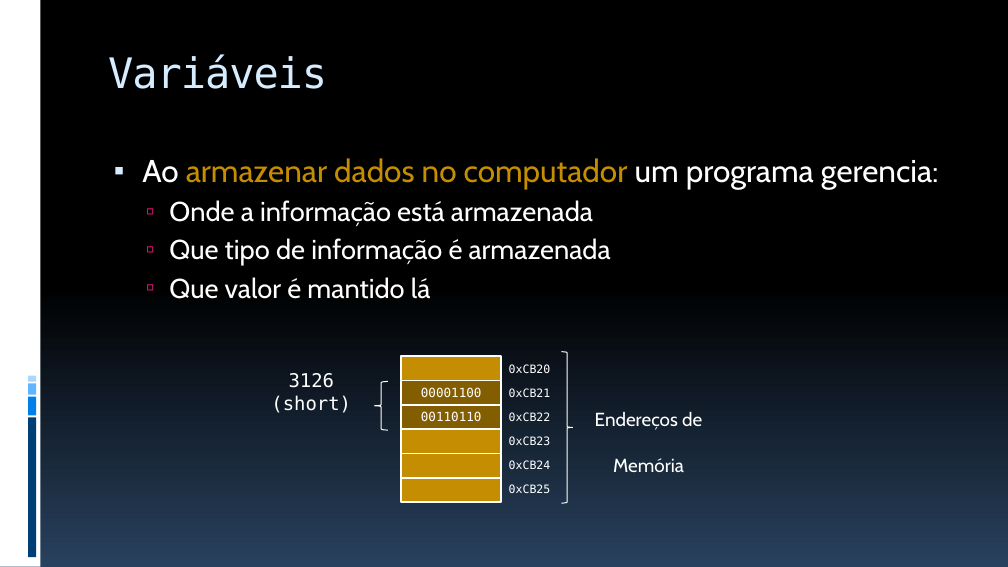
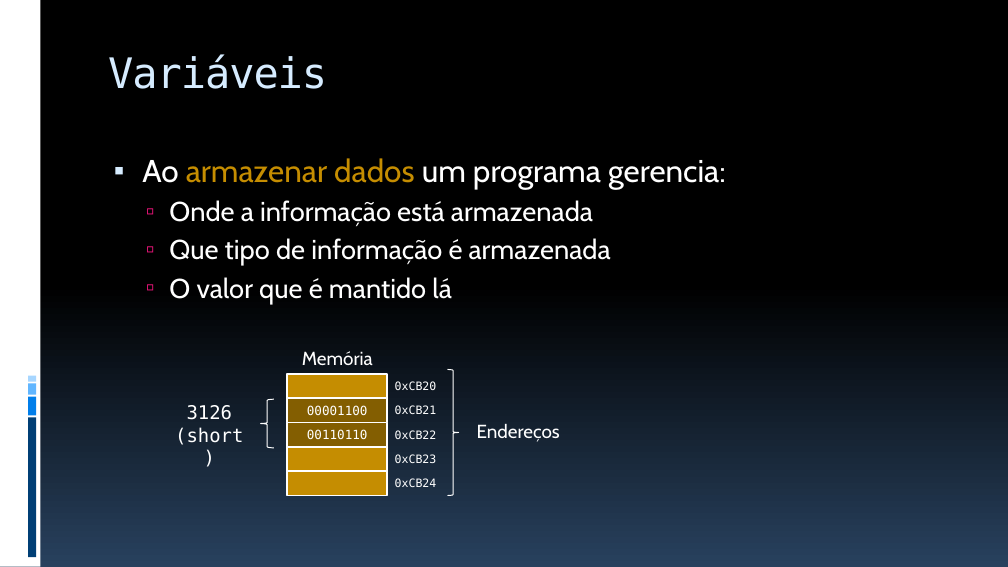
Before and after one commit to JudsonSS/ProgComp, a slide deck: slide 13 of Slides/14. Ponteiros.pptx. Drawn at 1008x567 pixels with LibreOffice and Linux fonts; fonts in the diff are those of the drawing. Boxes give left, top, right and bottom in pixels: in the first picture for what was removed or moved away, otherwise in the second. Text is boxed around its words. In the diff, an @@ line names an element or a change of style, - is before the commit and + after.

```diff
--- a/Slides/14. Ponteiros.pptx
+++ b/Slides/14. Ponteiros.pptx
@@ text at box(142, 158, 726, 189): text changed; text colour #C58D01 to #FFFFFF @@
-▪ Ao armazenar dados no computador um programa gerencia:
+▪ Ao armazenar dados um programa gerencia:
@@ text at box(169, 277, 452, 304): text changed @@
-  ▫ Que valor é mantido lá
+  ▫ O valor que é mantido lá
@@ text added at box(302, 351, 373, 365), 18 pt, text #FFFFFF @@
+Memória
@@ 5 texts, 3 rectangles: place and size @@
-5 texts, 3 rectangles at box(402, 356, 551, 469)
+5 texts, 3 rectangles at box(287, 374, 437, 487)
@@ right brace: place and size @@
-right brace at box(562, 352, 573, 503)
+right brace at box(448, 370, 459, 496)
@@ text "3126" rewrapped from box(271, 373, 351, 413) to box(175, 405, 243, 445) @@
@@ 2 rectangles, 1 right brace: place and size @@
-2 rectangles, 1 right brace at box(375, 382, 501, 478)
+2 rectangles, 1 right brace at box(261, 399, 387, 495)
@@ text at box(477, 424, 560, 442): text changed @@
-Endereços de
-Memória
+Endereços
@@ rectangle removed at box(402, 478, 501, 502) @@
@@ text removed at box(509, 484, 551, 493) @@
-0xCB25
```
Also in this commit, not shown: 24 other slides changed, 1 slide added, 6 other files.
